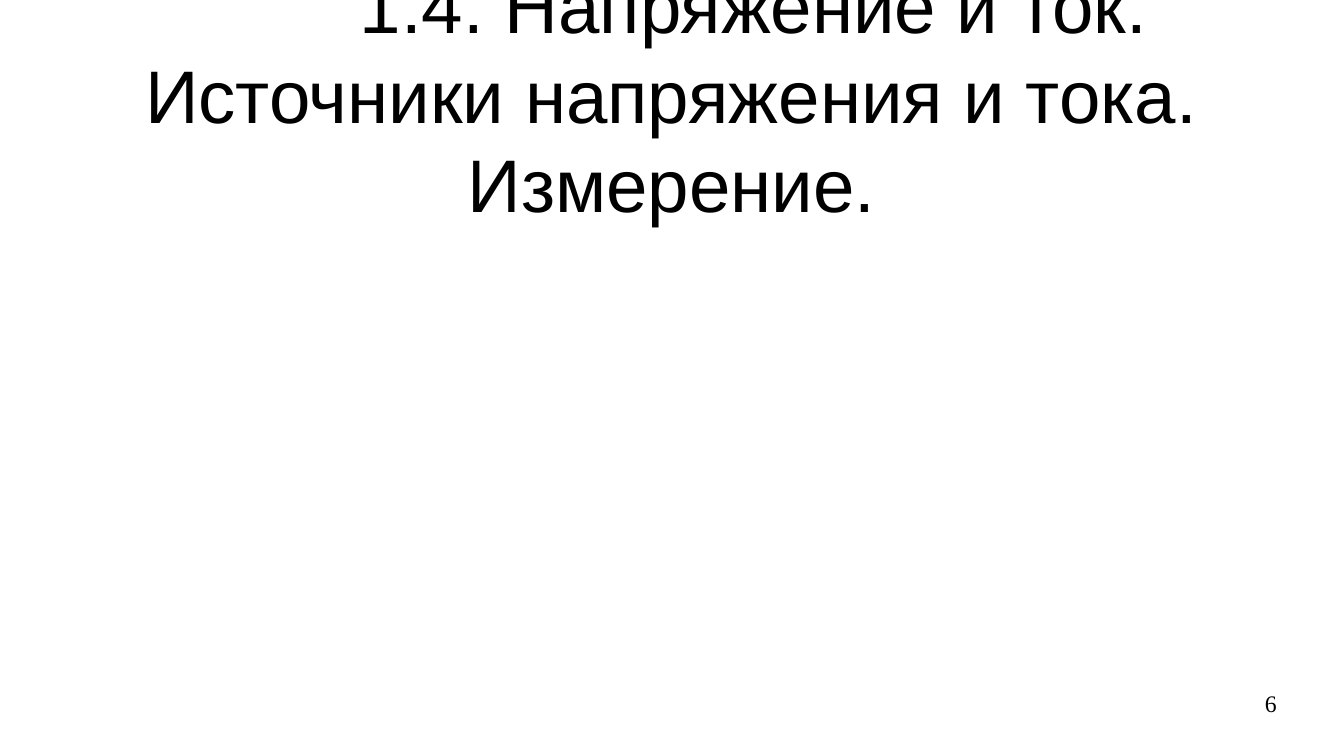
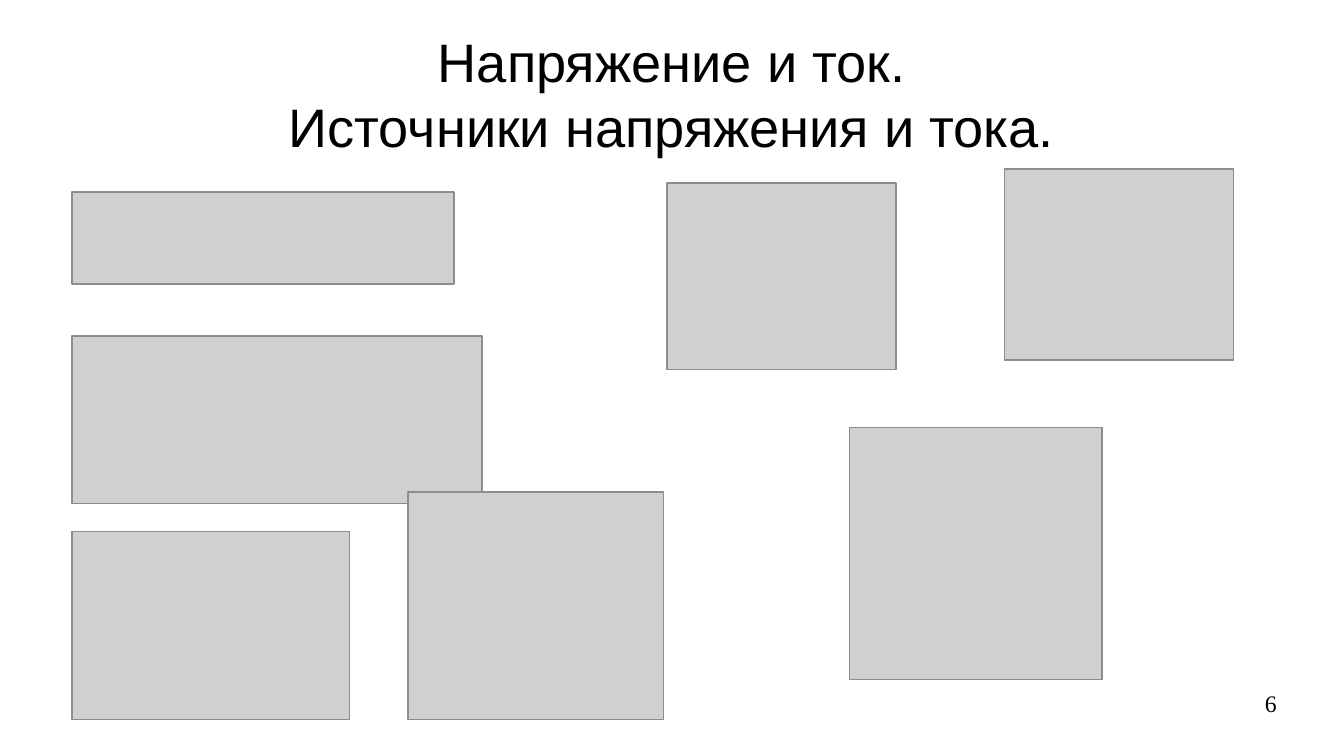
Before and after one commit to steelcraft/stud-lab, a slide deck: slide 6 of Лекции/СBDS01#L1.odp. Drawn at 1344x756 pixels with LibreOffice and Linux fonts; fonts in the diff are those of the drawing; grey boxes stand for pictures. Boxes give left, top, right and bottom in pixels: in the first picture for what was removed or moved away, otherwise in the second. Text is boxed around its words. In the diff, an @@ line names an element or a change of style, - is before the commit and + after.

```diff
--- a/Лекции/СBDS01#L1.odp
+++ b/Лекции/СBDS01#L1.odp
@@ title at (289, 44, 1054, 156): text changed; size 44 to 32 pt @@
-1.4. Напряжение и ток. Источники напряжения и тока. Измерение.
+Напряжение и ток.
+Источники напряжения и тока.
@@ picture added at (1005, 170, 1234, 361) @@
@@ picture added at (72, 191, 454, 284) @@
@@ picture added at (667, 183, 896, 370) @@
@@ picture added at (72, 337, 482, 505) @@
@@ picture added at (850, 427, 1103, 679) @@
@@ picture added at (409, 493, 663, 721) @@
@@ picture added at (72, 532, 350, 721) @@
```
Also in this commit, not shown: 4 other slides changed, 1 slide added.
